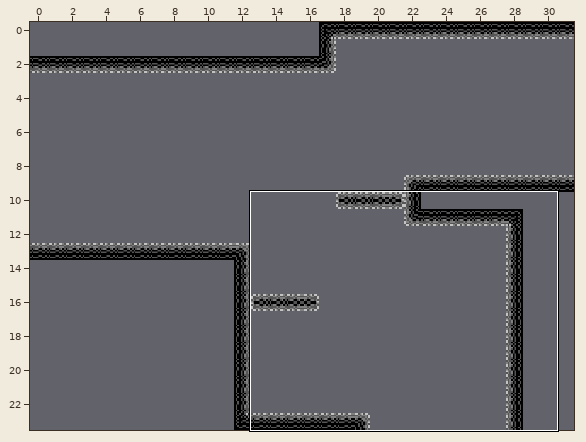
Tiled map: resources/cave07.tmx. The picture above shows the old version from afar; the outline marks the close-up.
Close-up. Old version:
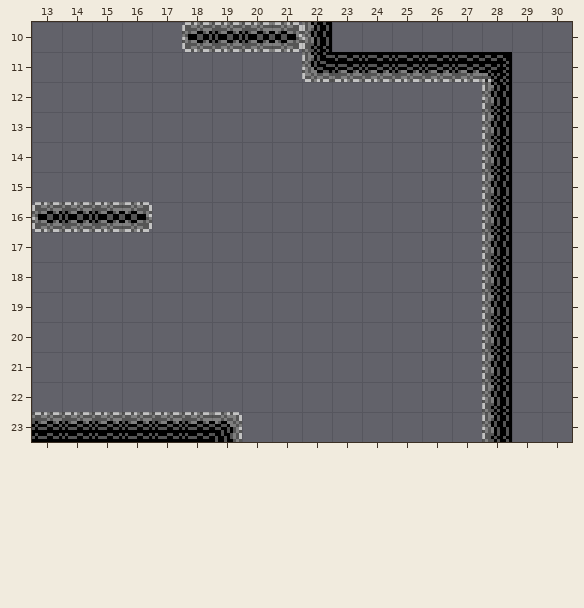
Cells are 20x20 px. Shown: x 13..30, y 10..23. The commit also changed other parts of the map, which this record leaves out.
Now the later version:
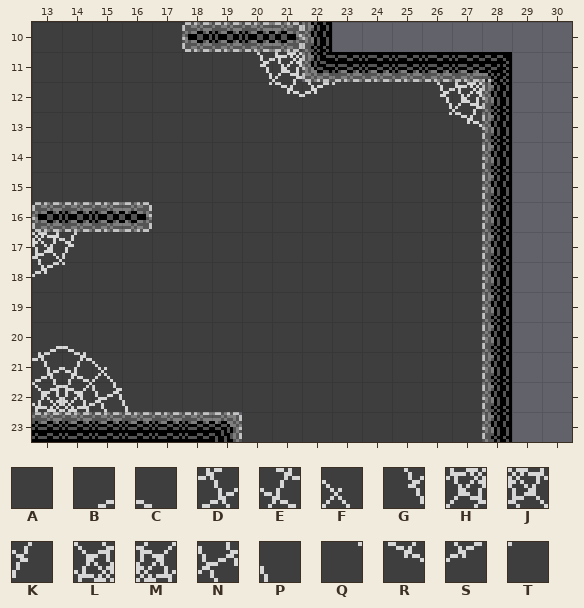
Key: from "cave_background": A 4, B 6, C 7, D 26, E 27, F 28, G 40, H 41, J 42, K 43, L 46, M 47, N 48, P 49, Q 60, R 61, S 62, T 63.
_ is an empty cell, . an unchanged one.
Tiles of an added or newly shown layer are drawn over the layers below it.
Changes in this commit:
--- layer "background" (added)
@@ x 13..27 @@
-10 ______.._......
-11 _________......
-12 _______________
-13 _______________
-14 _______________
-15 _______________
-16 _..____________
-17 _______________
-18 _______________
-19 _______________
-20 _______________
-21 _______________
-22 _______________
-23 .......________
+10 AAAAAA..A......
+11 AAAAAAAGH......
+12 AAAAAAAQRSTAAGH
+13 AAAAAAAAAAAAAQR
+14 AAAAAAAAAAAAAAA
+15 AAAAAAAAAAAAAAA
+16 A..AAAAAAAAAAAA
+17 JKAAAAAAAAAAAAA
+18 STAAAAAAAAAAAAA
+19 AAAAAAAAAAAAAAA
+20 BCAAAAAAAAAAAAA
+21 DEFAAAAAAAAAAAA
+22 LMNPAAAAAAAAAAA
+23 .......AAAAAAAA
Changed places in both close-ups, as pixel boxes (x1, y1, x2, y2):
added: (32, 22, 482, 442)
